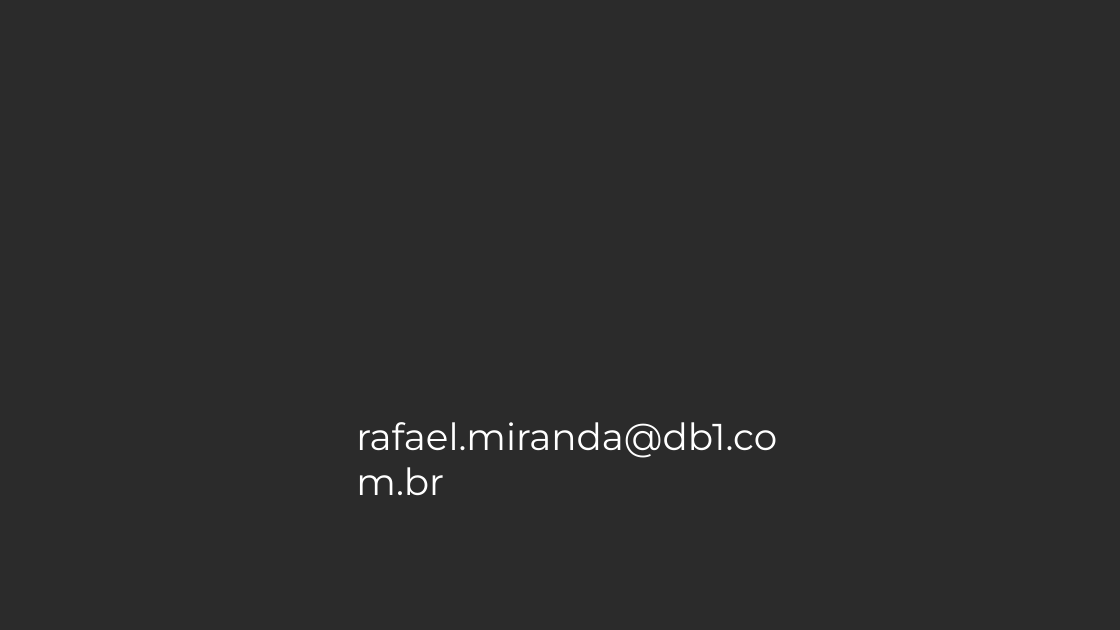
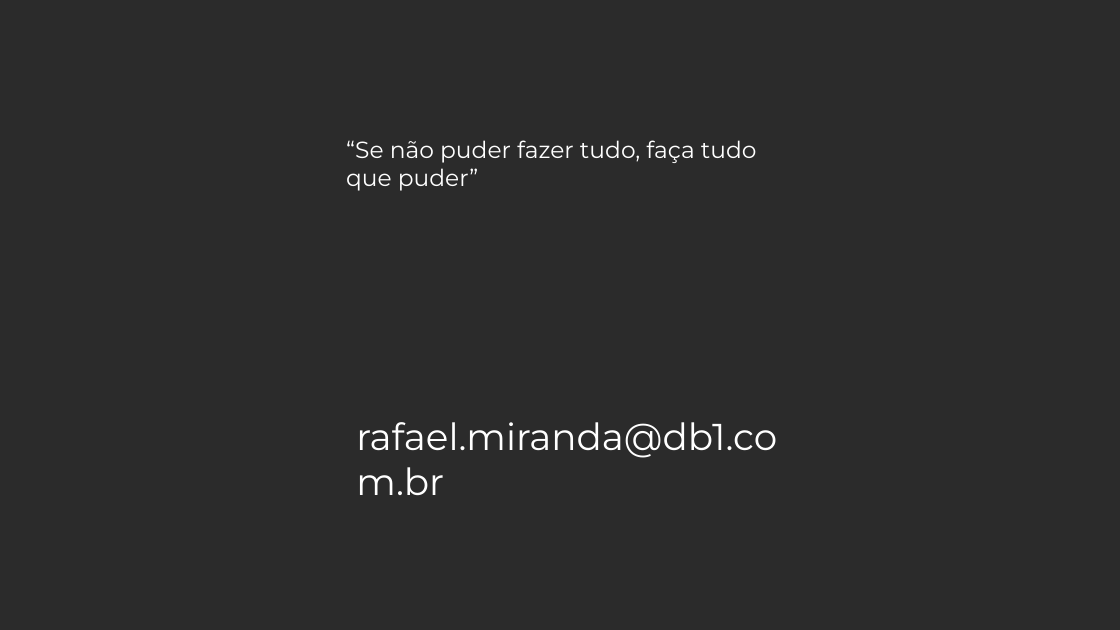
Before and after one commit to rafael-miranda10/monitoria-db1, a slide deck: slide 17 of Texto e Apresentação/Apresentação Mentoria.pptx. Drawn at 1120x630 pixels with LibreOffice and Linux fonts; fonts in the diff are those of the drawing; background and template pictures are left out; a plain dark background stands for a picture behind light text. Boxes give left, top, right and bottom in pixels: in the first picture for what was removed or moved away, otherwise in the second. Text is boxed around its words. In the diff, an @@ line names an element or a change of style, - is before the commit and + after.

```diff
--- a/Texto e Apresentação/Apresentação Mentoria.pptx
+++ b/Texto e Apresentação/Apresentação Mentoria.pptx
@@ text added at bbox=[346, 140, 757, 191], 20 pt, text #FFFFFF @@
+“Se não puder fazer tudo, faça tudo que puder”
```
Also in this commit, not shown: 1 other slide changed, 2 other files.
